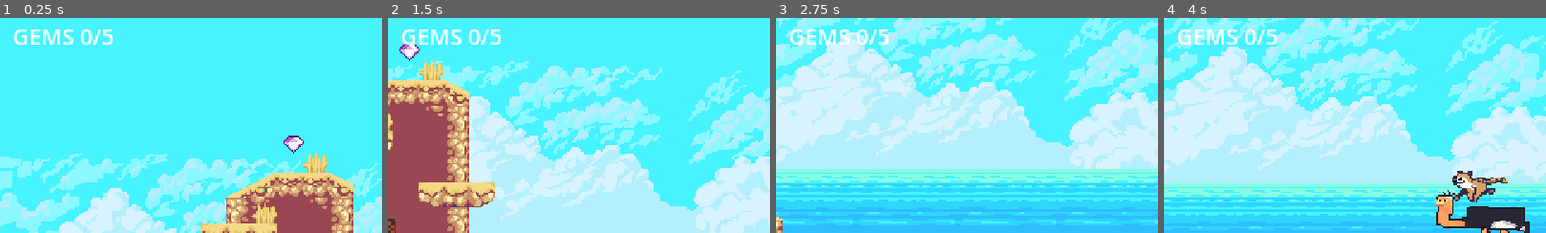
Above: before the commit, frames 1-4 (left to right).
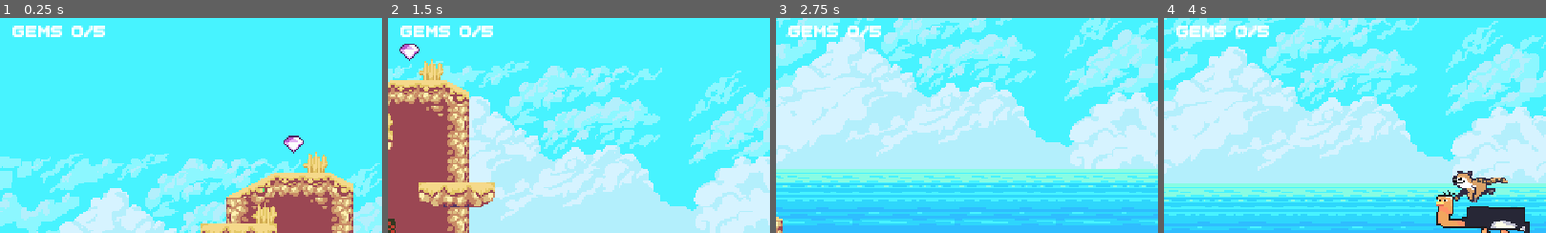
Above: after the commit, the same moments.

Repository: AvicenaFathoni/save-the-savanna-new
Game: Godot game, scene res://Levels/test_level.tscn
The game is run twice, just before and just after one commit, with the same random seed, the same clock (stepped at 60 frames per second) and the same inputs.
Inputs (mouse positions are % of the whole screen's width and height, from its top left):
- Up to frame 1 (0.25 s): no input
- Up to frame 2 (1.5 s): tap Enter (p2_interact) at 0.5 s; move the mouse to (72, 45) at 0.52 s; hold D (p1_right) 0.53-1.25 s; tap F (p1_special) at 0.6 s; click (72, 45) at 0.67 s; tap W (p1_jump) at 0.77, 1.07 s; drag from (30, 55) to (68, 61) at 1.27 s
- Up to frame 3 (2.75 s): move the mouse to (60, 28) at 2.02 s; hold D (p1_right) from 2.03 s (still down); tap Left (p2_left) at 2.1 s
- Up to frame 4 (4 s): release D (p1_right) at 2.75 s; drag from (45, 70) to (80, 30) at 2.77 s; move the mouse to (80, 65) at 3.52 s; hold A (p1_left) from 3.53 s (still down); tap F (p1_special) at 3.6 s; tap W (p1_jump) at 3.77 s
The pictures show only the part of the screen within x 0-50%, y 2-52%; the shares and areas given below are measured in that part.

The runs differ from the first frame. In frame 1, 1.5% of the frame differs, in the area x 3-30%, y 3-13%; in frame 2, 1.5%; in frame 3, 1.5%; in frame 4, 1.5%.

Commit message:
Changed font to pixel

Diff:
--- /dev/null
+++ b/Theme/pixel_theme.tres
@@ -0,0 +1,12 @@
+[gd_resource type="Theme" format=3]
+
+[ext_resource type="FontFile" path="res://Assets/fonts/BoldPixels.ttf" id="1_yowic"]
+
+[resource]
+default_font = ExtResource("1_yowic")
+default_font_size = 8
+Button/font_sizes/font_size = 8
+Button/fonts/font = ExtResource("1_yowic")
+Label/font_sizes/font_size = 8
+Label/fonts/font = ExtResource("1_yowic")
+RichTextLabel/fonts/font = ExtResource("1_yowic")
--- a/project.godot
+++ b/project.godot
@@ -81,9 +81,18 @@
 ]
 }
 
+[audio]
+
+buses/default_bus_layout="res://default_bus_layout.tres"
+
 [physics]
 
 3d/physics_engine="Jolt Physics"
+
+[gui]
+
+theme/custom_theme="res://Theme/pixel_theme.tres"
+theme/custom_font="res://Assets/fonts/BoldPixels.ttf"
 
 [rendering]
 
Binary file added: Assets/fonts/BoldPixels.otf
Not shown, added: Assets/fonts/BoldPixels.otf.import
Binary file added: Assets/fonts/BoldPixels.ttf
Not shown, added: Assets/fonts/BoldPixels.ttf.import
